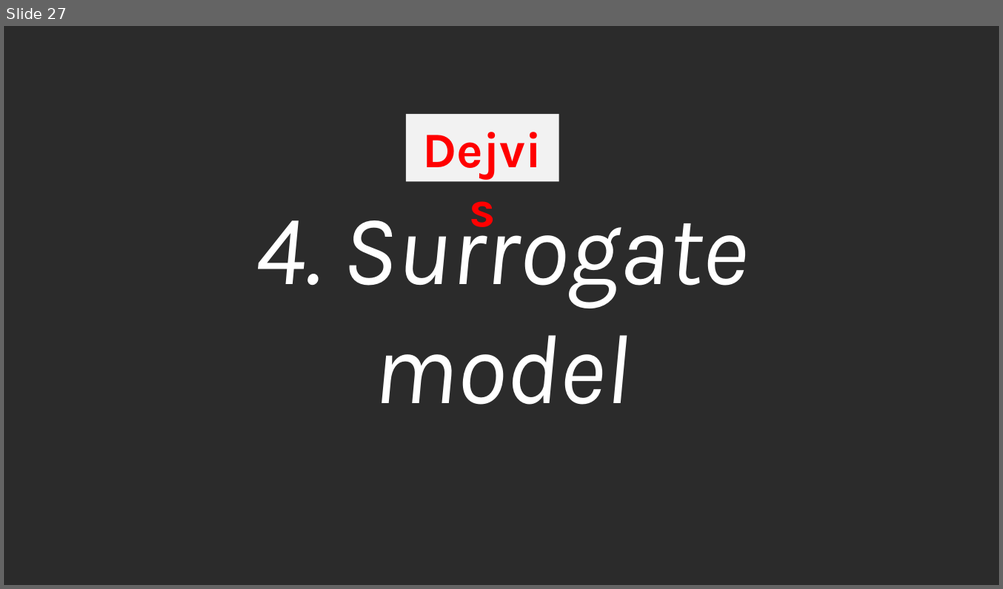
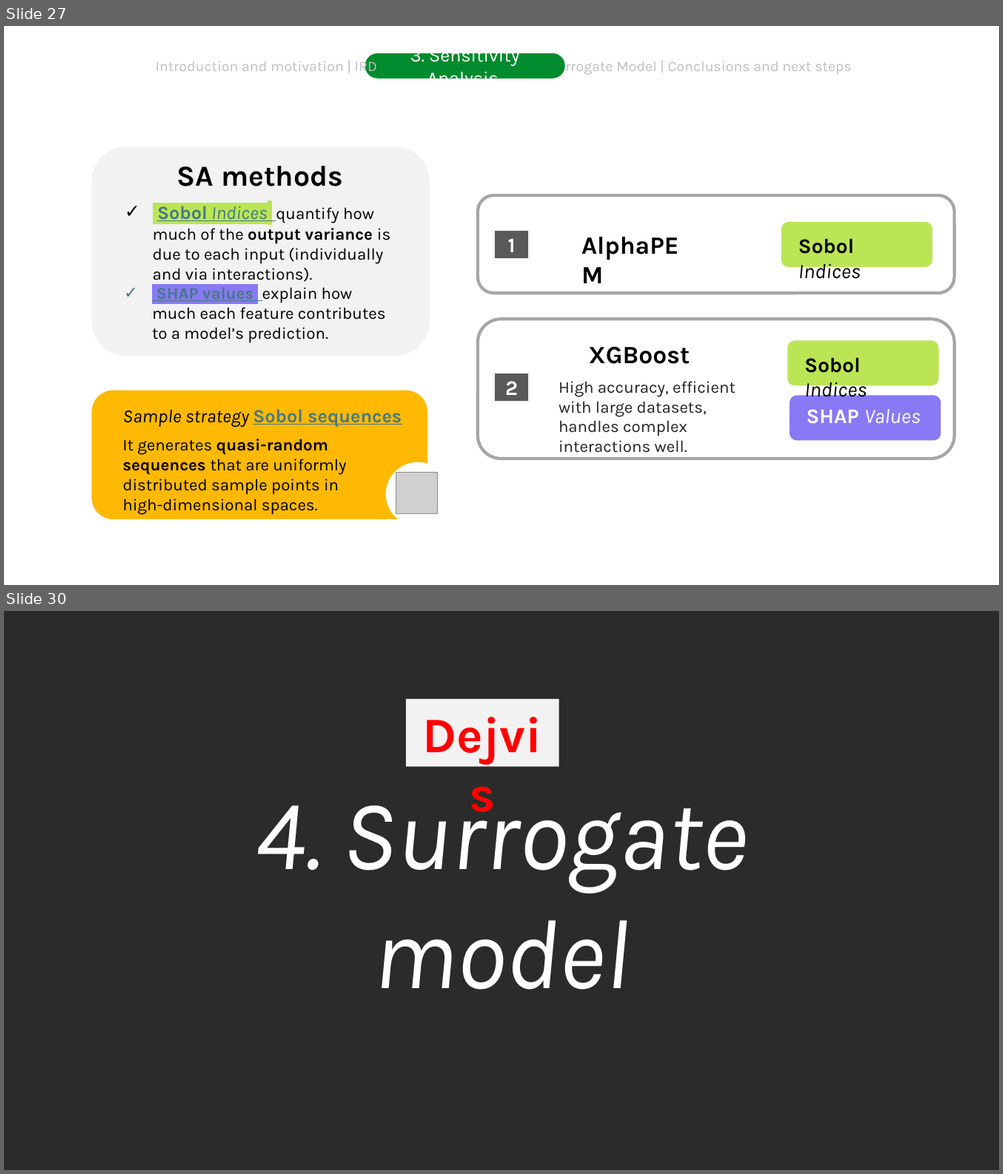
Before and after one commit to DejvisT/Sensitivity-Analysis-and-Surrogate-Modeling-of-PEM-Fuel-Cells, a slide deck: final_presentation_v1.pptx. Shown one above the other, each under a label of ours: slide 27 before the commit, slides 27 and 30 after it; the slides between them are not shown. The pictures are 1003x589 and 1003x1174 pixels, drawn with LibreOffice and Linux fonts; fonts in the diff are those of the drawing; grey boxes stand for pictures; background and template pictures are left out; a plain dark background stands for a picture behind light text. Boxes give left, top, right and bottom in pixels: in the first picture for what was removed or moved away, otherwise in the second. Text is boxed around its words. In the diff, an @@ line names an element or a change of style, - is before the commit and + after.

Commit message:
updates in the sensitivity analysis section

```diff
--- a/final_presentation_v1.pptx
+++ b/final_presentation_v1.pptx
@@ slide 27 added at <box>4,26,999,585</box>, background picture (left out) @@
@@ text added at <box>156,58,377,76</box>, 14 pt, text #BFBFBF @@
+Introduction and motivation | IRD
@@ rounded rectangle added at <box>365,53,565,79</box>, fill #008B2E, 18 pt, text #FFFFFF @@
+3. Sensitivity Analysis
@@ text added at <box>548,58,851,76</box>, 14 pt, text #BFBFBF @@
+Surrogate Model | Conclusions and next steps
@@ group added at <box>92,147,430,357</box>: 3 texts, 1 rounded rectangle @@
+✓ Sobol Indices quantify how much of the output variance is due to each input (individually and via interactions).
+✓ SHAP values explain how much each feature contributes to a model’s prediction.
+SA methods
@@ page number added at <box>7,219,43,255</box>, 16 pt, text #FFFFFF, bold @@
+27
@@ group added at <box>478,195,955,293</box>: 2 rounded rectangles, 2 texts, 1 rectangle @@
+1
+AlphaPEM
+Sobol Indices
@@ group added at <box>478,319,955,459</box>: 4 texts, 3 rounded rectangles, 1 rectangle @@
+High accuracy, efficient with large datasets, handles complex interactions well.
+XGBoost
+SHAP Values
+Sobol Indices
+2
@@ group added at <box>92,391,438,520</box>: 2 texts, 1 freeform shape, 1 picture @@
+It generates quasi-random sequences that are uniformly distributed sample points in high-dimensional spaces.
+Sample strategy Sobol sequences
@@ what was slide 27 is now slide 30 @@
```
Also in this commit, not shown: 12 slides changed, 3 other slides added, 1 slide removed.
